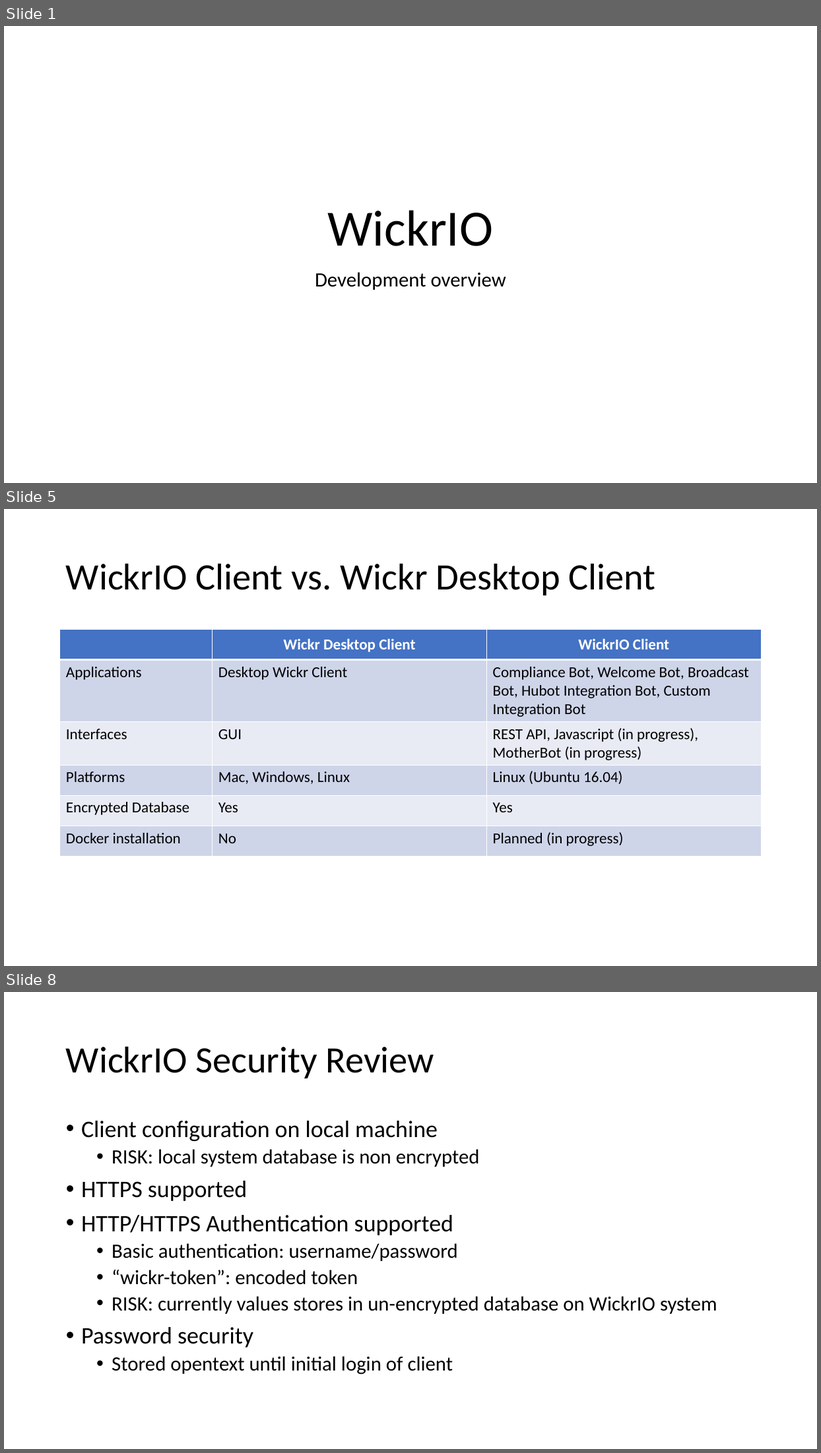
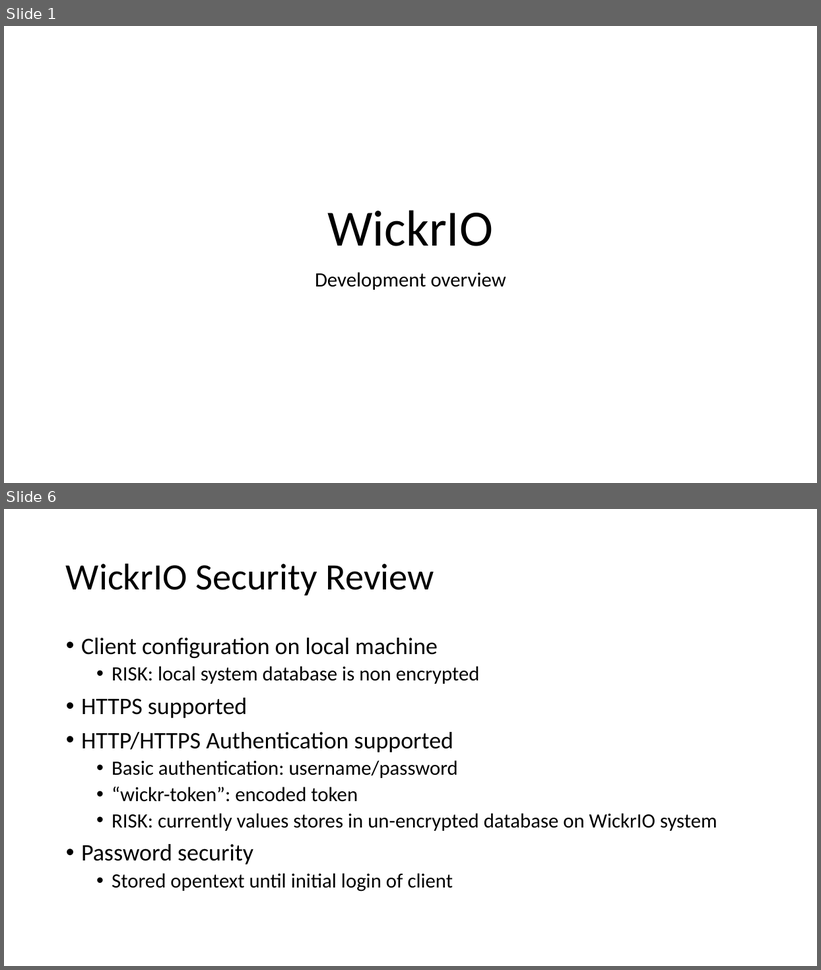
Before and after one commit to WickrInc/wickrio_addon, a slide deck: docs/design/WickrIO_DevelopmentOverview.pptx. Shown one above the other, each under a label of ours: slides 1, 5 and 8 before the commit, slides 1 and 6 after it; the slides between them are not shown. The pictures are 821x1453 and 821x970 pixels, drawn with LibreOffice and Linux fonts; fonts in the diff are those of the drawing. Boxes give left, top, right and bottom in pixels: in the first picture for what was removed or moved away, otherwise in the second. Text is boxed around its words. In the diff, an @@ line names an element or a change of style, - is before the commit and + after.

```diff
--- a/docs/design/WickrIO_DevelopmentOverview.pptx
+++ b/docs/design/WickrIO_DevelopmentOverview.pptx
@@ slide 5 removed at (x1=4, y1=509, x2=817, y2=966), background #FFFFFF @@
@@ title removed at (x1=66, y1=563, x2=656, y2=595) @@
-WickrIO Client vs. Wickr Desktop Client
@@ table removed at (x1=60, y1=629, x2=762, y2=855), 6 rows, 3 columns @@
- | Wickr Desktop Client | WickrIO Client
-Applications | Desktop Wickr Client | Compliance Bot, Welcome Bot, Broadcast Bot, Hubot Integration Bot, Custom Integration Bot
-Interfaces | GUI | REST API, Javascript (in progress), MotherBot (in progress)
-Platforms | Mac, Windows, Linux | Linux (Ubuntu 16.04)
-Encrypted Database | Yes | Yes
-Docker installation | No | Planned (in progress)
@@ what was slide 8 is now slide 6 @@
```
Also in this commit, not shown: 2 slides changed, 2 slides added, 3 other slides removed.
